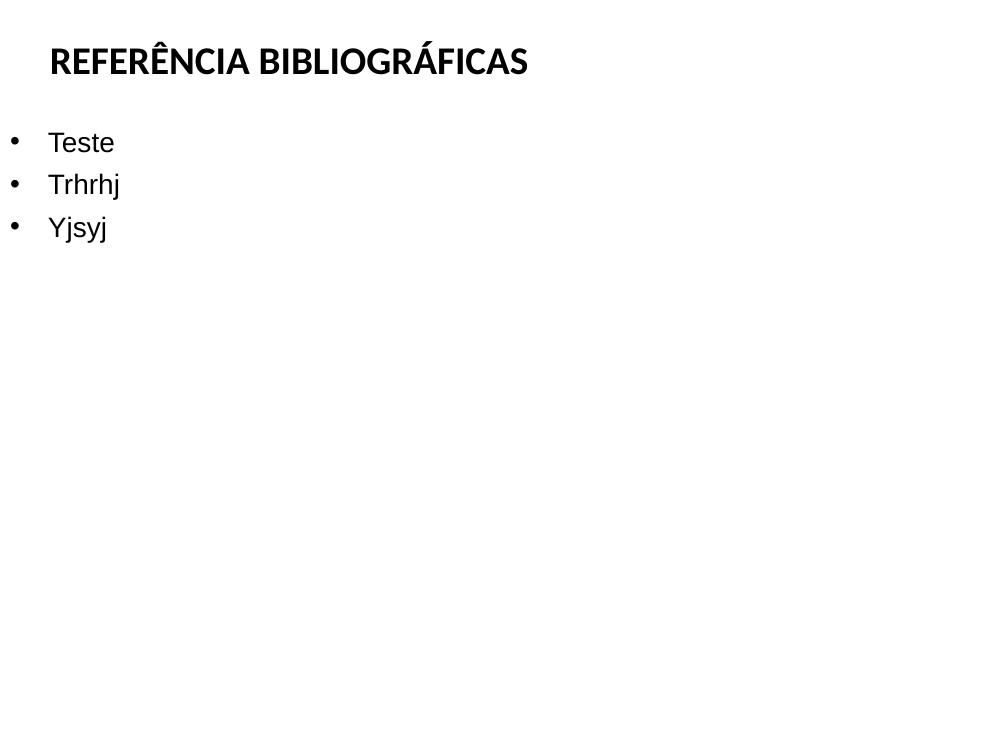
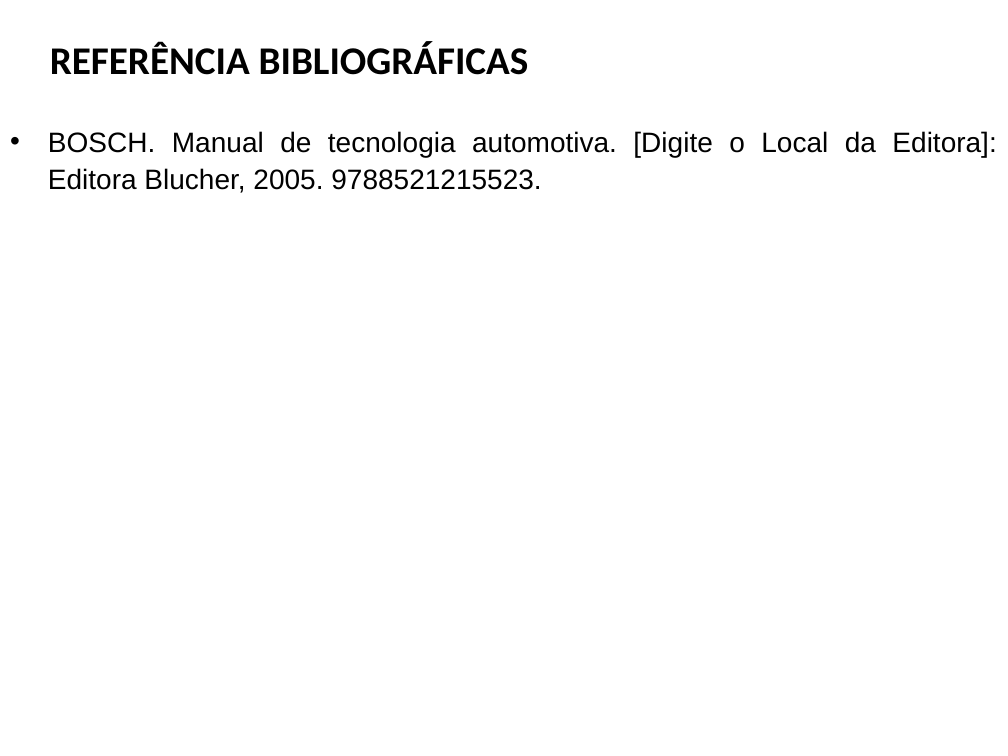
Before and after one commit to FabricioBalbinot/TCC_I, a slide deck: slide 14 of Apresentação TCC I.pptx (slide 17 before the commit). Drawn at 1008x756 pixels with LibreOffice and Linux fonts; fonts in the diff are those of the drawing; background and template pictures are left out. Boxes give left, top, right and bottom in pixels: in the first picture for what was removed or moved away, otherwise in the second. Text is boxed around its words. In the diff, an @@ line names an element or a change of style, - is before the commit and + after.

```diff
--- a/Apresentação TCC I.pptx
+++ b/Apresentação TCC I.pptx
@@ text at (48, 131, 996, 193): text changed @@
-• Teste
-• Trhrhj
-• Yjsyj
+• BOSCH. Manual de tecnologia automotiva. [Digite o Local da Editora]: Editora Blucher, 2005. 9788521215523.
```
Also in this commit, not shown: 8 other slides changed, 2 slides added, 5 slides removed, 10 other files.
